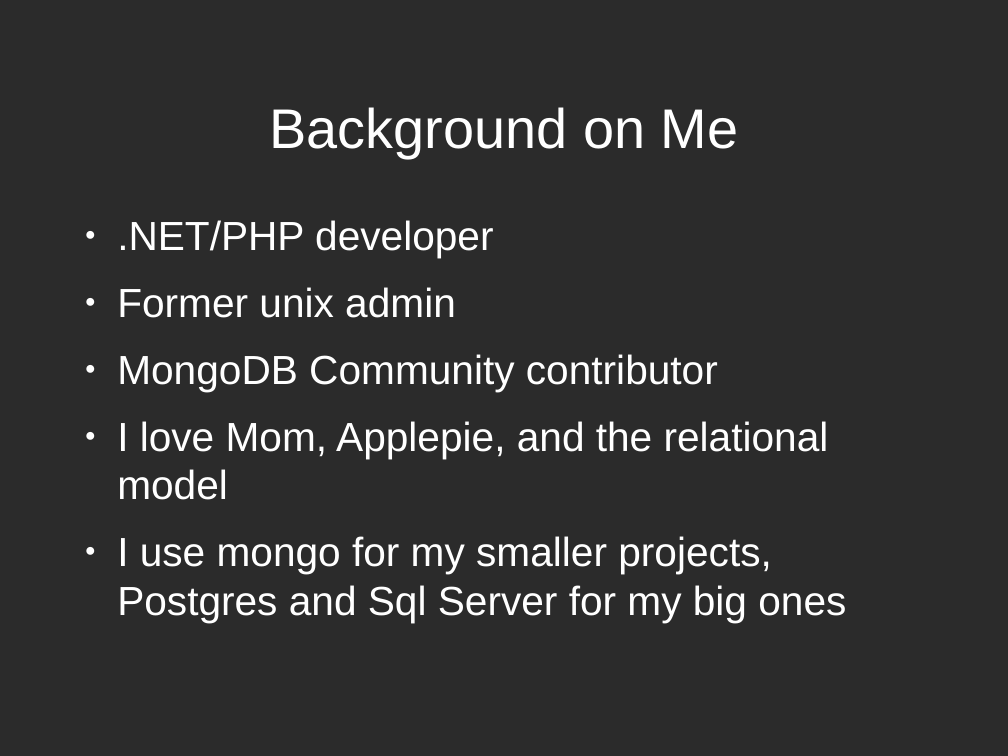
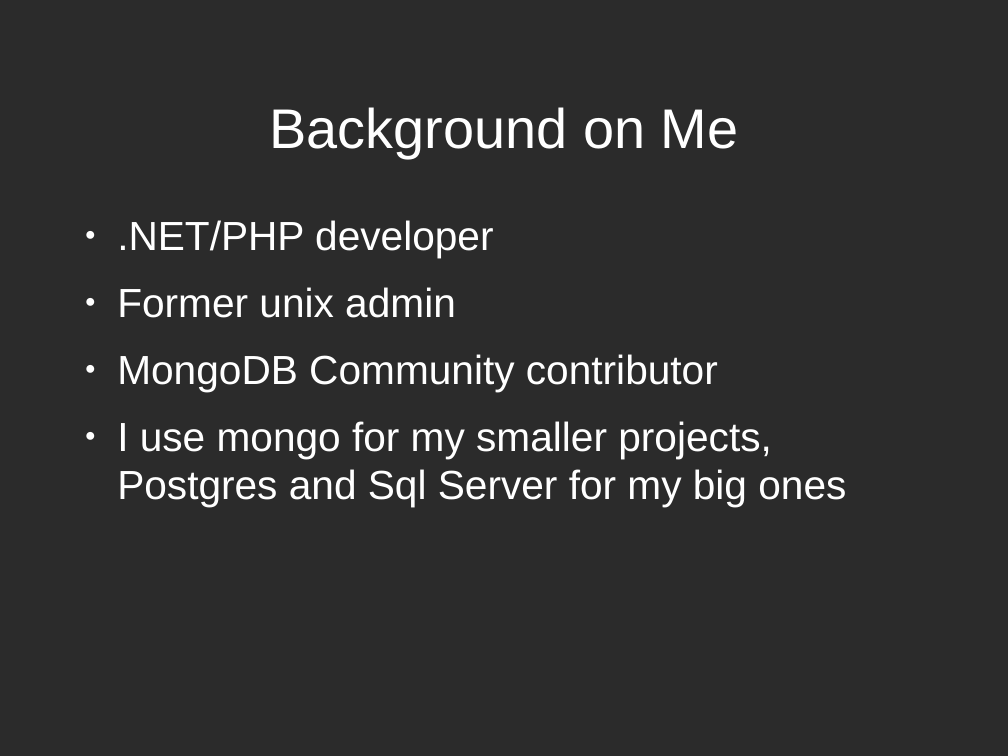
Before and after one commit to zippy1981/TalkMaterials, a slide deck: slide 2 of MongoMeetup/2010-July/Mongo Windows Administration for the Unix Programmer.odp. Drawn at 1008x756 pixels with LibreOffice and Linux fonts; fonts in the diff are those of the drawing; background and template pictures are left out; a plain dark background stands for a picture behind light text. Boxes give left, top, right and bottom in pixels: in the first picture for what was removed or moved away, otherwise in the second. Text is boxed around its words. In the diff, an @@ line names an element or a change of style, - is before the commit and + after.

```diff
--- a/MongoMeetup/2010-July/Mongo Windows Administration for the Unix Programmer.odp
+++ b/MongoMeetup/2010-July/Mongo Windows Administration for the Unix Programmer.odp
@@ text at [117, 421, 829, 500]: paragraph removed @@
-● I love Mom, Applepie, and the relational model
```
Also in this commit, not shown: 6 other slides changed, 1 slide added.
